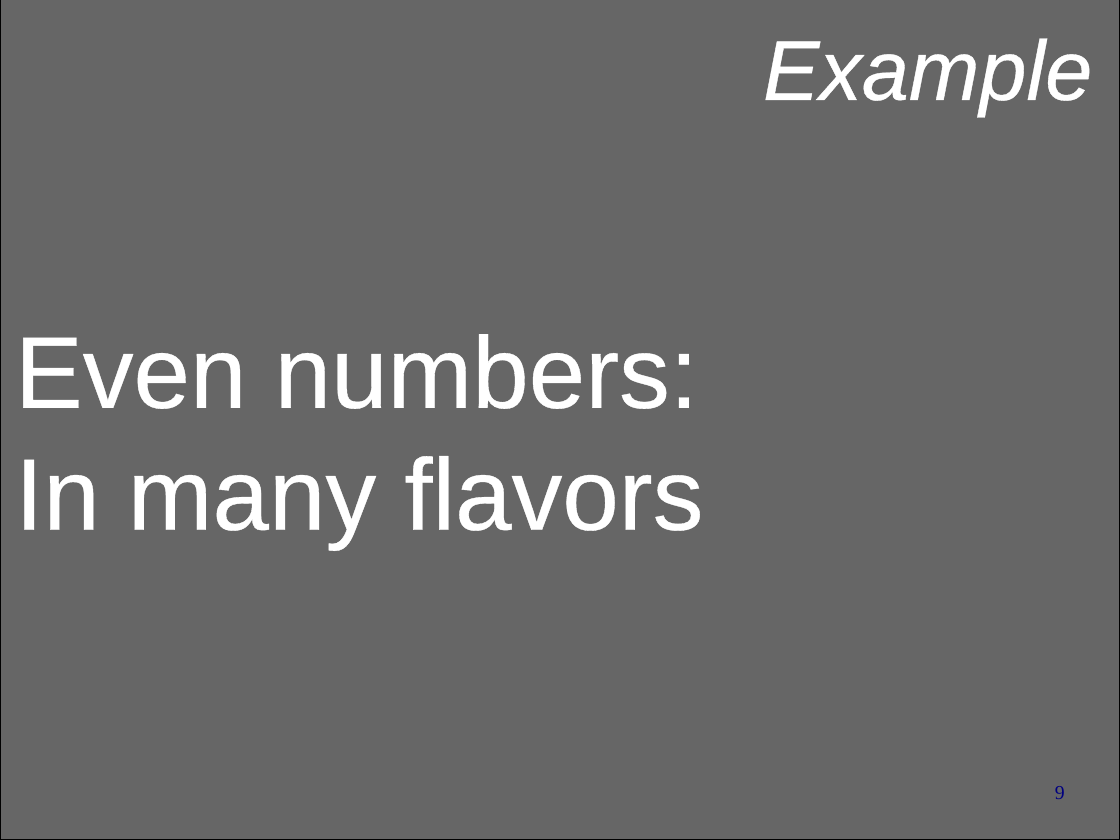
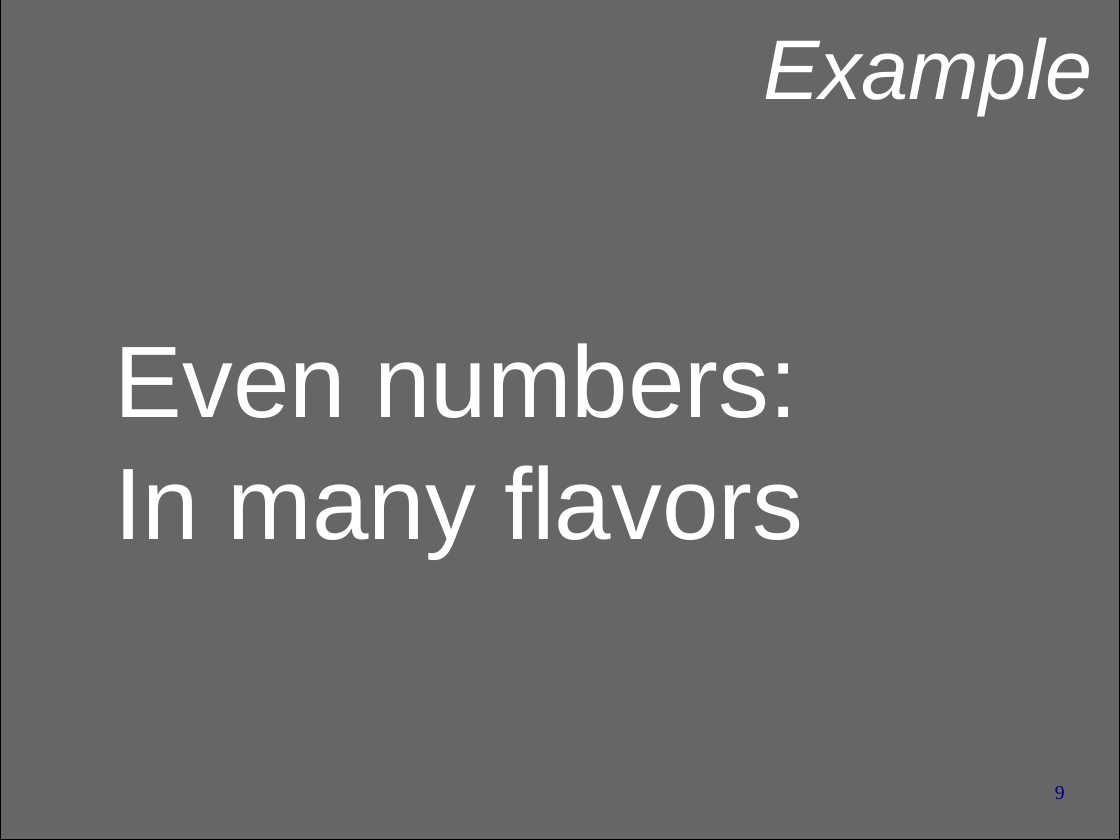
Before and after one commit to cwi-swat/rascal-course-pldi-2015, a slide deck: slide 9 of presentations/rascal-overview.odp. Drawn at 1120x840 pixels with LibreOffice and Linux fonts; fonts in the diff are those of the drawing; background and template pictures are left out. Boxes give left, top, right and bottom in pixels: in the first picture for what was removed or moved away, otherwise in the second. Text is boxed around its words. In the diff, an @@ line names an element or a change of style, - is before the commit and + after.

```diff
--- a/presentations/rascal-overview.odp
+++ b/presentations/rascal-overview.odp
@@ text "Example" at [763, 37, 1092, 115]: letter outline #FFFFFF 0.75 pt to none @@
@@ text "Even numbers:" at [115, 343, 803, 558]: letter outline #FFFFFF 0.75 pt to none @@
@@ text "Even numbers:": place and size @@
-text "Even numbers:" at [15, 334, 703, 548]
+text "Even numbers:" at [115, 343, 803, 558]
```
Also in this commit, not shown: 17 other slides changed.
